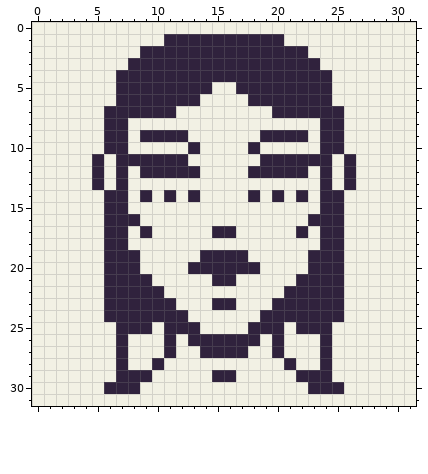
Two states of a pixel-art sprite, Assets/Sprites/Portrait_Priestess.png. Above, as it was before the edit.
The file is 32x32 pixels.
And afterwards:
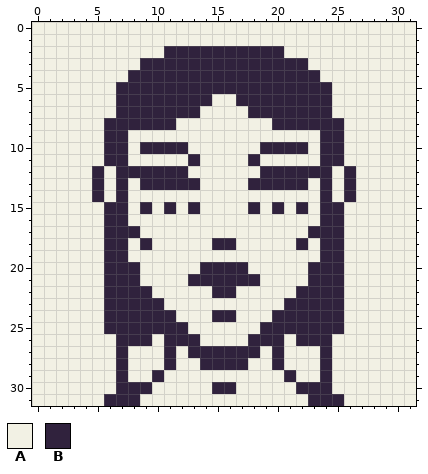
Palette (. is transparent): A #f2f1e4  B #30223d
Difference:
@@ x 0..31 @@
  0 AAAAAAAAAAAAAAAAAAAAAAAAAAAAAAAA
- 1 AAAAAAAAAAABBBBBBBBBBAAAAAAAAAAA
- 2 AAAAAAAAABBBBBBBBBBBBBBAAAAAAAAA
- 3 AAAAAAAABBBBBBBBBBBBBBBBAAAAAAAA
- 4 AAAAAAABBBBBBBBBBBBBBBBBBAAAAAAA
- 5 AAAAAAABBBBBBBBAABBBBBBBBAAAAAAA
- 6 AAAAAAABBBBBBBAAAABBBBBBBAAAAAAA
- 7 AAAAAABBBBBBAAAAAAAABBBBBBAAAAAA
- 8 AAAAAABBAAAAAAAAAAAAAAAABBAAAAAA
- 9 AAAAAABBABBBBAAAAAABBBBABBAAAAAA
-10 AAAAAABBAAAAABAAAABAAAAABBAAAAAA
-11 AAAAABABBBBBBAAAAAABBBBBBABAAAAA
-12 AAAAABABABBBBBAAAABBBBBABABAAAAA
-13 AAAAABABAAAAAAAAAAAAAAAABABAAAAA
-14 AAAAAABBABABABAAAABABABABBAAAAAA
-15 AAAAAABBAAAAAAAAAAAAAAAABBAAAAAA
-16 AAAAAABBBAAAAAAAAAAAAAABBBAAAAAA
-17 AAAAAABBABAAAAABBAAAAABABBAAAAAA
-18 AAAAAABBAAAAAAAAAAAAAAAABBAAAAAA
-19 AAAAAABBBAAAAABBBBAAAAABBBAAAAAA
-20 AAAAAABBBAAAABBBBBBAAAABBBAAAAAA
-21 AAAAAABBBBAAAAABBAAAAABBBBAAAAAA
-22 AAAAAABBBBBAAAAAAAAAABBBBBAAAAAA
-23 AAAAAABBBBBBAAABBAAABBBBBBAAAAAA
-24 AAAAAABBBBBBBAAAAAABBBBBBBAAAAAA
-25 AAAAAAABBBABBBAAAABBBABBBAAAAAAA
-26 AAAAAAABAAABABBBBBBABAAABAAAAAAA
-27 AAAAAAABAAABAABBBBAABAAABAAAAAAA
-28 AAAAAAABAABAAAAAAAAAABAABAAAAAAA
-29 AAAAAAABBBAAAAABBAAAAABBBAAAAAAA
-30 AAAAAABBBAAAAAAAAAAAAAABBBAAAAAA
-31 AAAAAAAAAAAAAAAAAAAAAAAAAAAAAAAA
+ 1 AAAAAAAAAAAAAAAAAAAAAAAAAAAAAAAA
+ 2 AAAAAAAAAAABBBBBBBBBBAAAAAAAAAAA
+ 3 AAAAAAAAABBBBBBBBBBBBBBAAAAAAAAA
+ 4 AAAAAAAABBBBBBBBBBBBBBBBAAAAAAAA
+ 5 AAAAAAABBBBBBBBBBBBBBBBBBAAAAAAA
+ 6 AAAAAAABBBBBBBBAABBBBBBBBAAAAAAA
+ 7 AAAAAAABBBBBBBAAAABBBBBBBAAAAAAA
+ 8 AAAAAABBBBBBAAAAAAAABBBBBBAAAAAA
+ 9 AAAAAABBAAAAAAAAAAAAAAAABBAAAAAA
+10 AAAAAABBABBBBAAAAAABBBBABBAAAAAA
+11 AAAAAABBAAAAABAAAABAAAAABBAAAAAA
+12 AAAAABABBBBBBAAAAAABBBBBBABAAAAA
+13 AAAAABABABBBBBAAAABBBBBABABAAAAA
+14 AAAAABABAAAAAAAAAAAAAAAABABAAAAA
+15 AAAAAABBABABABAAAABABABABBAAAAAA
+16 AAAAAABBAAAAAAAAAAAAAAAABBAAAAAA
+17 AAAAAABBBAAAAAAAAAAAAAABBBAAAAAA
+18 AAAAAABBABAAAAABBAAAAABABBAAAAAA
+19 AAAAAABBAAAAAAAAAAAAAAAABBAAAAAA
+20 AAAAAABBBAAAAABBBBAAAAABBBAAAAAA
+21 AAAAAABBBAAAABBBBBBAAAABBBAAAAAA
+22 AAAAAABBBBAAAAABBAAAAABBBBAAAAAA
+23 AAAAAABBBBBAAAAAAAAAABBBBBAAAAAA
+24 AAAAAABBBBBBAAABBAAABBBBBBAAAAAA
+25 AAAAAABBBBBBBAAAAAABBBBBBBAAAAAA
+26 AAAAAAABBBABBBAAAABBBABBBAAAAAAA
+27 AAAAAAABAAABABBBBBBABAAABAAAAAAA
+28 AAAAAAABAAABAABBBBAABAAABAAAAAAA
+29 AAAAAAABAABAAAAAAAAAABAABAAAAAAA
+30 AAAAAAABBBAAAAABBAAAAABBBAAAAAAA
+31 AAAAAABBBAAAAAAAAAAAAAABBBAAAAAA
